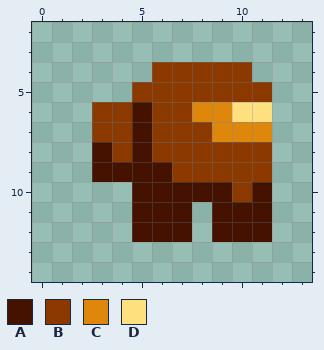
A pixel-art sprite gets an edit: Role Icons/6 - Alt Director.png. That is the earlier state.
The file is 64x64 pixels, drawn in blocks of 4x4; one block is one cell here. Shown: x 0..13, y 2..14.
Palette (. is transparent): A #461200  B #8c3900  C #df870a  D #ffe07e
Pixels before, first column x 3:
 4 ...BBBBB.
 5 ..BBBBBBB
 6 BBABBCCDD
 7 BBABBBCCC
 8 ABABBBBBB
 9 AAAABBBBB
10 ..AAAAABA
11 ..AAA.AAA
12 ..AAA.AAA
The result:
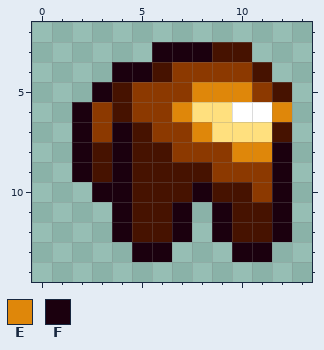
Colours new in this view: E #df870a  F #1b000e
Change:
colour C: #df870a -> #ffe07e
colour D: #ffe07e -> #ffffff
y 3: x 6..10 ..... -> FFFAA
y 4: x 4..6 ..B -> FFA; x 11 . -> A
y 5: x 3..4 .. -> FA; x 8..10 BBB -> EEE; x 12 . -> A
y 6: x 2 . -> F; x 4..5 BA -> AB; x 7 B -> E; x 12 . -> E
y 7: x 2 . -> F; x 4 B -> F; x 8 B -> E; x 12 . -> A
y 8: x 2 . -> F; x 4 B -> F; x 6 B -> A; x 10..12 BB. -> EEF
y 9: x 2 . -> F; x 4 A -> F; x 7..8 BB -> AA; x 12 . -> F
y 10: x 3..4 .. -> FF; x 8 A -> F; x 10..12 BA. -> ABF
y 11..12: x 4 . -> F; x 7 A -> F; x 9 A -> F; x 12 . -> F
y 13: x 5..6 .. -> FF; x 10..11 .. -> FF
Where, in picture pixels (left, top, right, bottom), the same in both pictures:
changed: (72, 42, 292, 262)
